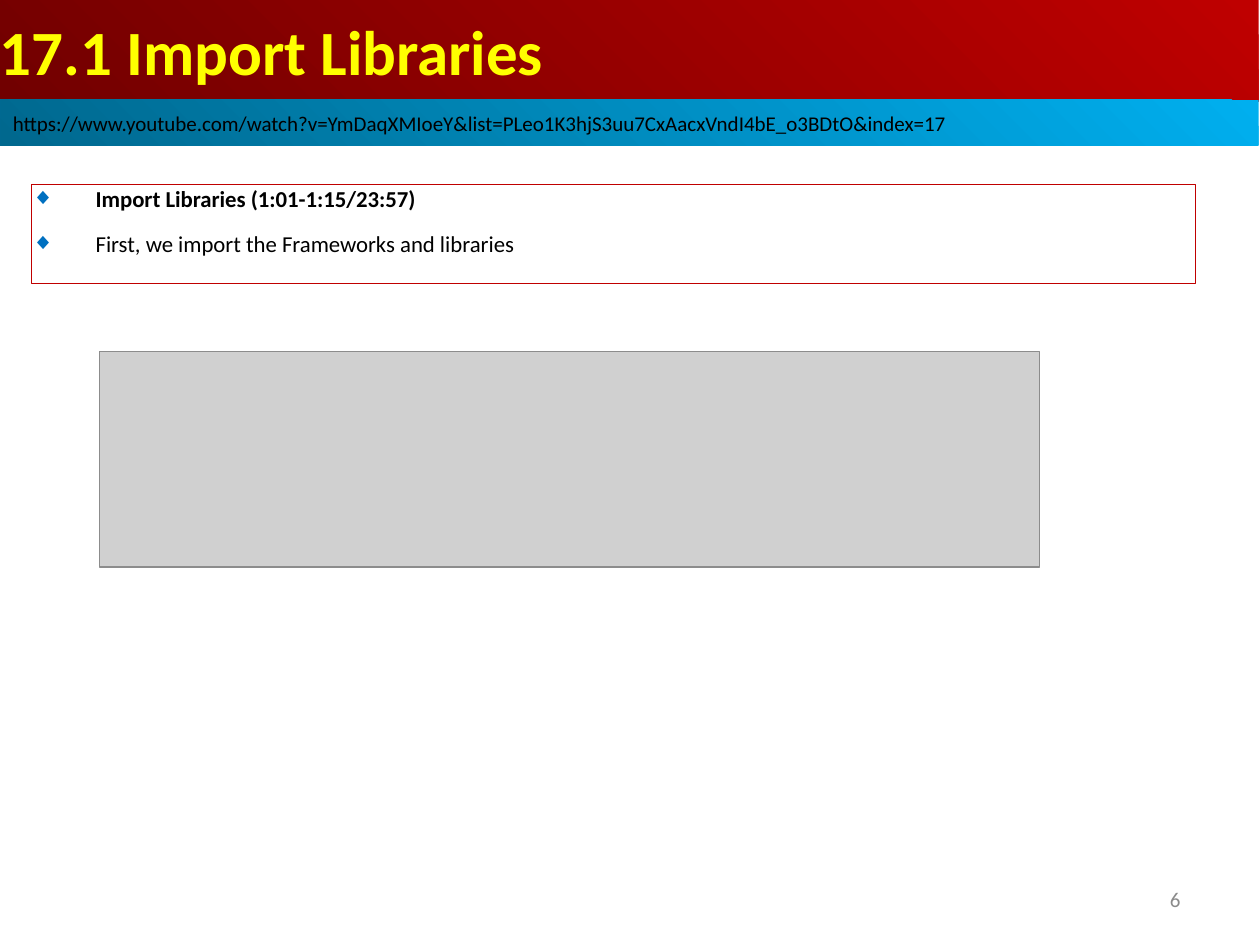
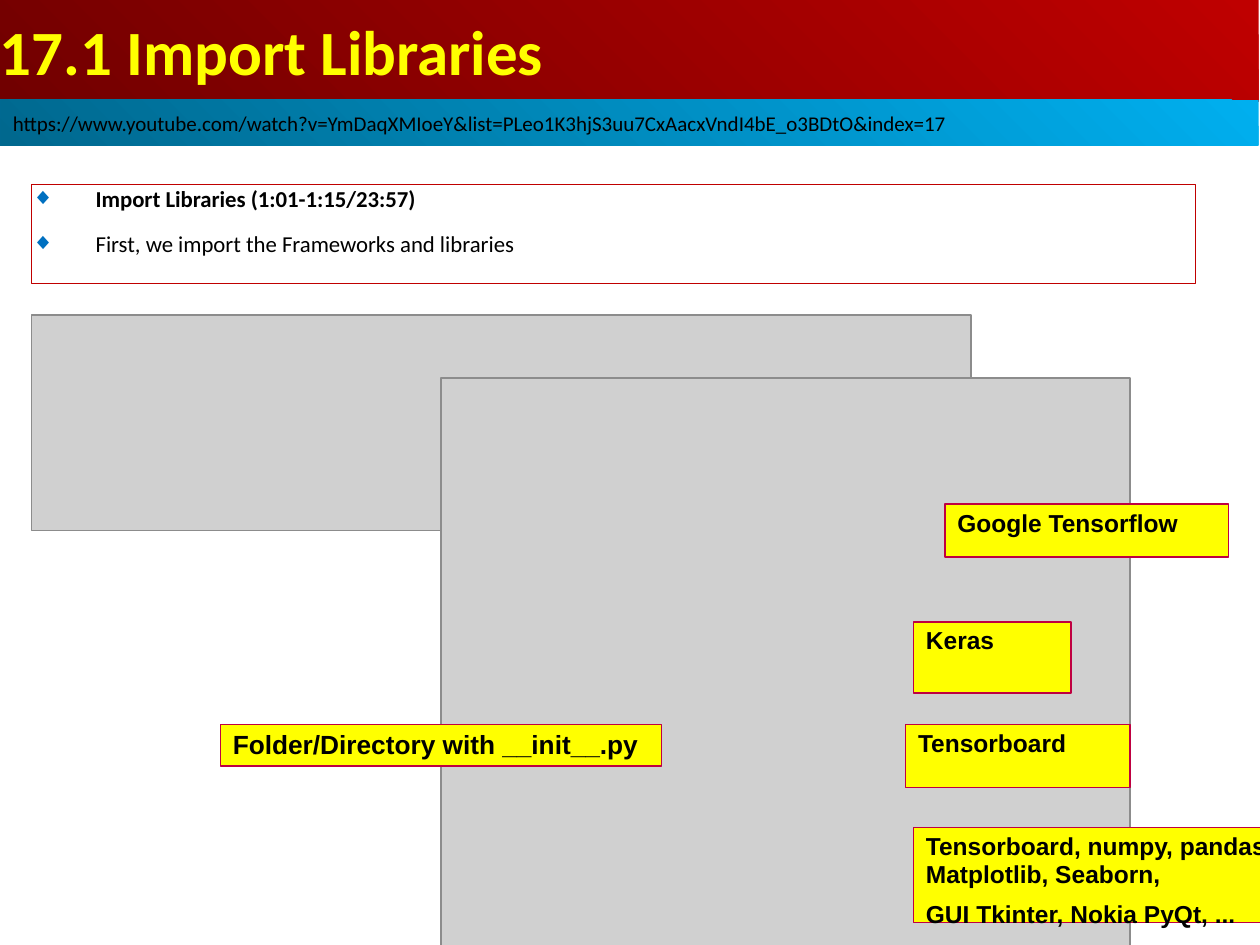
Before and after one commit to peterhchen/AIU_CS512_DL, a slide deck: slide 6 of 000_Lecture_Project/week07/01_Lecture/17.01_BM.ppt. Drawn at 1260x945 pixels with LibreOffice and Linux fonts; fonts in the diff are those of the drawing; grey boxes stand for pictures. Boxes give left, top, right and bottom in pixels: in the first picture for what was removed or moved away, otherwise in the second. Text is boxed around its words. In the diff, an @@ line names an element or a change of style, - is before the commit and + after.

```diff
--- a/000_Lecture_Project/week07/01_Lecture/17.01_BM.ppt
+++ b/000_Lecture_Project/week07/01_Lecture/17.01_BM.ppt
@@ picture: place and size @@
-picture at [100, 352, 1040, 567]
+picture at [32, 315, 971, 530]
@@ picture added at [441, 378, 1130, 945] @@
@@ rectangle added at [945, 504, 1228, 557], fill #FFFF00, outline #BF0041 0.74 pt, 14 pt, text #000000, bold @@
+Google Tensorflow
@@ rectangle added at [914, 622, 1071, 693], fill #FFFF00, outline #BF0041 0.74 pt, 14 pt, text #000000, bold @@
+Keras
@@ rectangle added at [220, 724, 662, 766], fill #FFFF00, outline #BF0041 0.74 pt, 15 pt, text #000000, bold @@
+Folder/Directory with __init__.py
@@ rectangle added at [906, 724, 1130, 788], fill #FFFF00, outline #BF0041 0.74 pt, 14 pt, text #000000, bold @@
+Tensorboard
@@ rectangle added at [914, 828, 1260, 922], fill #FFFF00, outline #BF0041 0.74 pt, 14 pt, text #000000, bold @@
+Tensorboard, numpy, pandas, Matplotlib, Seaborn,
+GUI Tkinter, Nokia PyQt, ...
```
Also in this commit, not shown: 5 other slides changed, 1 other file.
